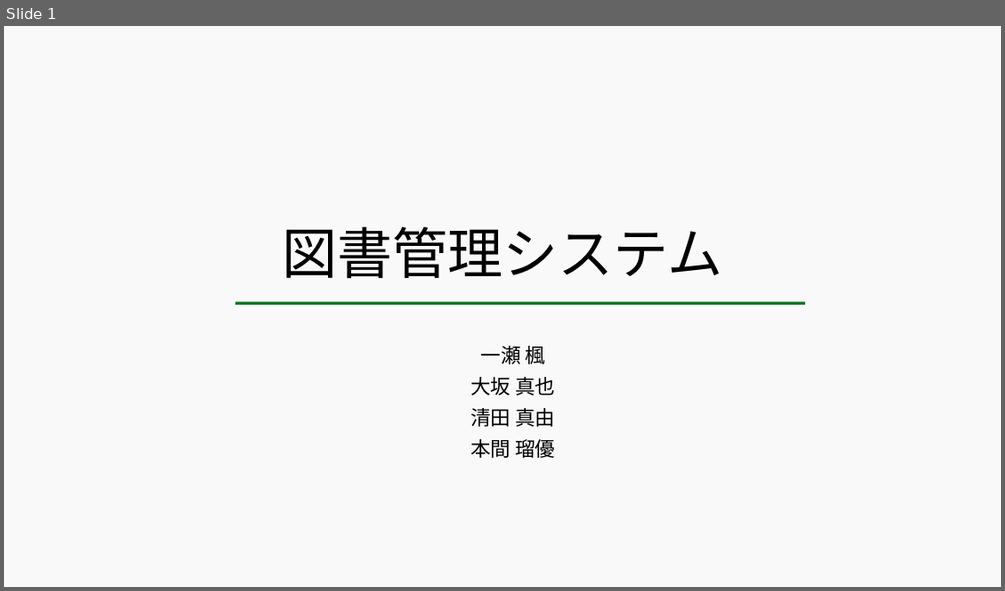
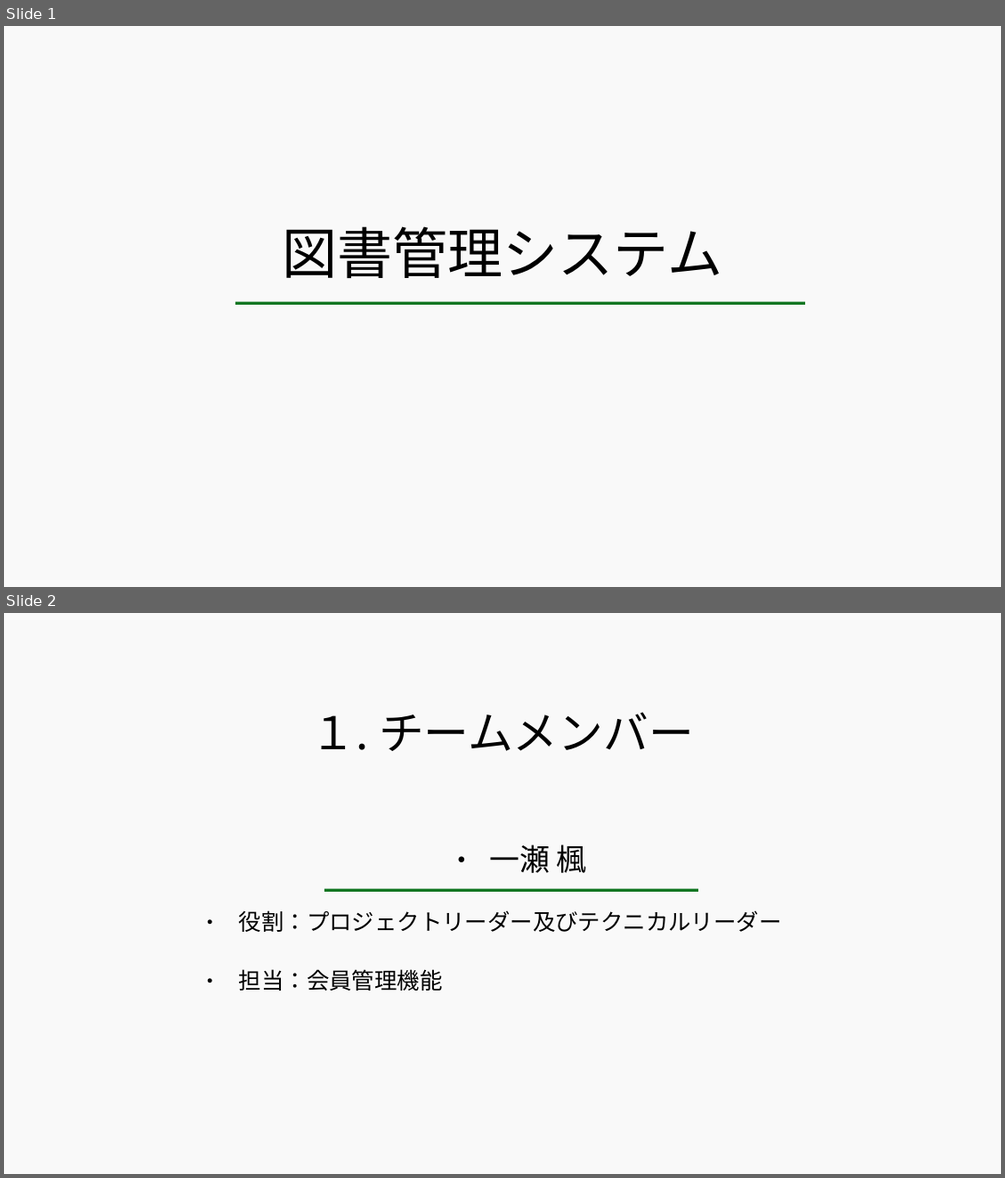
Before and after one commit to 2022java42-student008/LibraryProject, a slide deck: 図書管理システム - コピー.odp. Shown one above the other, each under a label of ours: slide 1 before the commit, slides 1 and 2 after it. The pictures are 1005x591 and 1005x1178 pixels, drawn with LibreOffice and Linux fonts; fonts in the diff are those of the drawing. Boxes give left, top, right and bottom in pixels: in the first picture for what was removed or moved away, otherwise in the second. Text is boxed around its words. In the diff, an @@ line names an element or a change of style, - is before the commit and + after.

```diff
--- a/図書管理システム - コピー.odp
+++ b/図書管理システム - コピー.odp
@@ slide 2 added at bbox=[4, 613, 1001, 1174], background #FFFFFF @@
@@ rectangle added at bbox=[4, 613, 1001, 1174], fill #EEEEEE at 35% opacity @@
@@ title added at bbox=[311, 712, 694, 751], 36 pt, text #000000 @@
+１. チームメンバー
@@ text added at bbox=[489, 844, 587, 873], 24 pt, text #000000 @@
+● 一瀬 楓
@@ line added from (324, 890) to (699, 890), #127622 2.3 pt @@
@@ text added at bbox=[239, 910, 782, 990], 18 pt, text #000000 @@
+● 役割：プロジェクトリーダー及びテクニカルリーダー
+● 担当：会員管理機能
@@ slide 1 changed as well @@
@@ subtitle removed at bbox=[470, 346, 555, 458] @@
-一瀬 楓
-大坂 真也
-清田 真由
-本間 瑠優
```
Also in this commit, not shown: 6 other slides changed, 3 other slides added.
